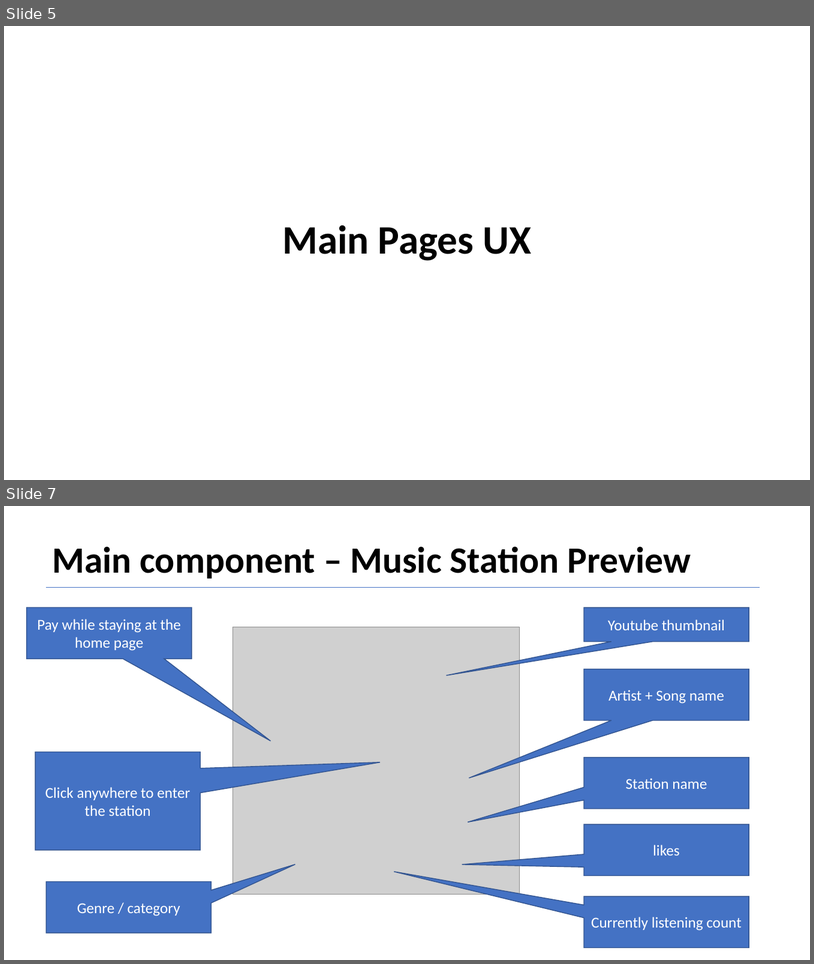
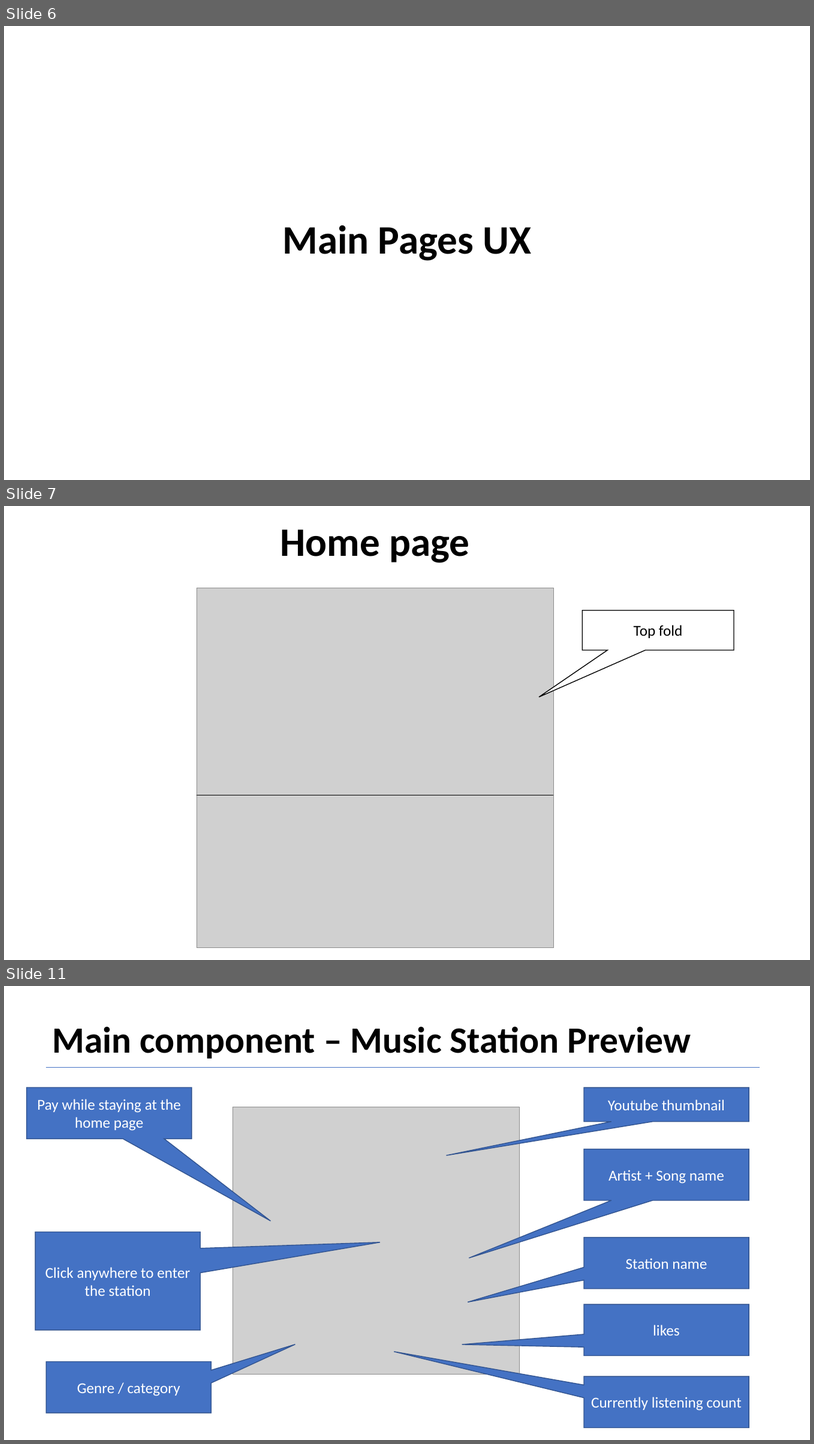
Before and after one commit to EmanuelBenHamo/Fiver-Final-Sprint, a slide deck: Product Definition Document Sample - Vybing - v1.5.pptx. Shown one above the other, each under a label of ours: slides 5 and 7 before the commit, slides 6, 7 and 11 after it; the slides between them are not shown. The pictures are 814x964 and 814x1444 pixels, drawn with LibreOffice and Linux fonts; fonts in the diff are those of the drawing; grey boxes stand for pictures. Boxes give left, top, right and bottom in pixels: in the first picture for what was removed or moved away, otherwise in the second. Text is boxed around its words. In the diff, an @@ line names an element or a change of style, - is before the commit and + after.

```diff
--- a/Product Definition Document Sample - Vybing - v1.5.pptx
+++ b/Product Definition Document Sample - Vybing - v1.5.pptx
@@ slide 7 added at <box>4,506,810,960</box>, background #FFFFFF @@
@@ text added at <box>281,529,470,563</box>, 48 pt, text #000000, bold @@
+Home page
@@ picture added at <box>197,588,554,948</box> @@
@@ speech box added at <box>583,610,735,650</box>, fill #FFFFFF, outline #000000 1 pt, 18 pt, text #000000 @@
+Top fold
@@ line added from (197, 795) to (554, 795), #000000 0.5 pt @@
@@ what was slide 5 is now slide 6 @@
@@ what was slide 7 is now slide 11 @@
```
Also in this commit, not shown: 6 other slides added, 13 slides removed.
